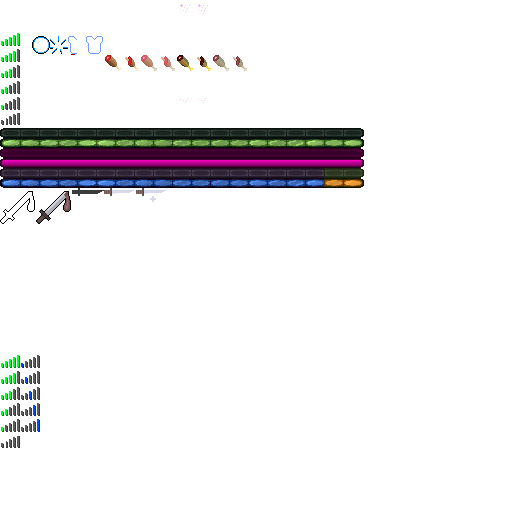
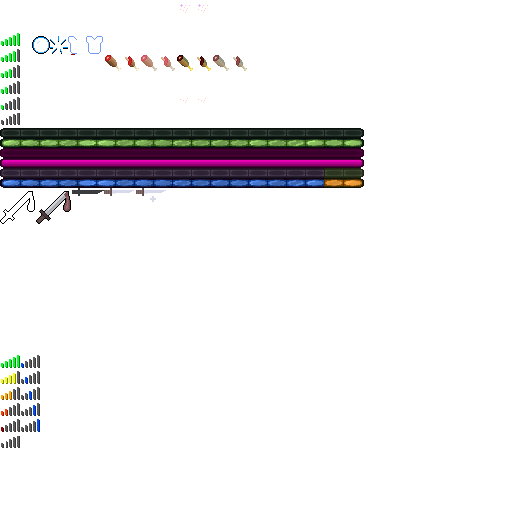
The second 512x512 image is a revision of the first. Changes to its layers:
added layer "Color ping icons" above "icons" over (x1=1, y1=373, x2=16, y2=432)
